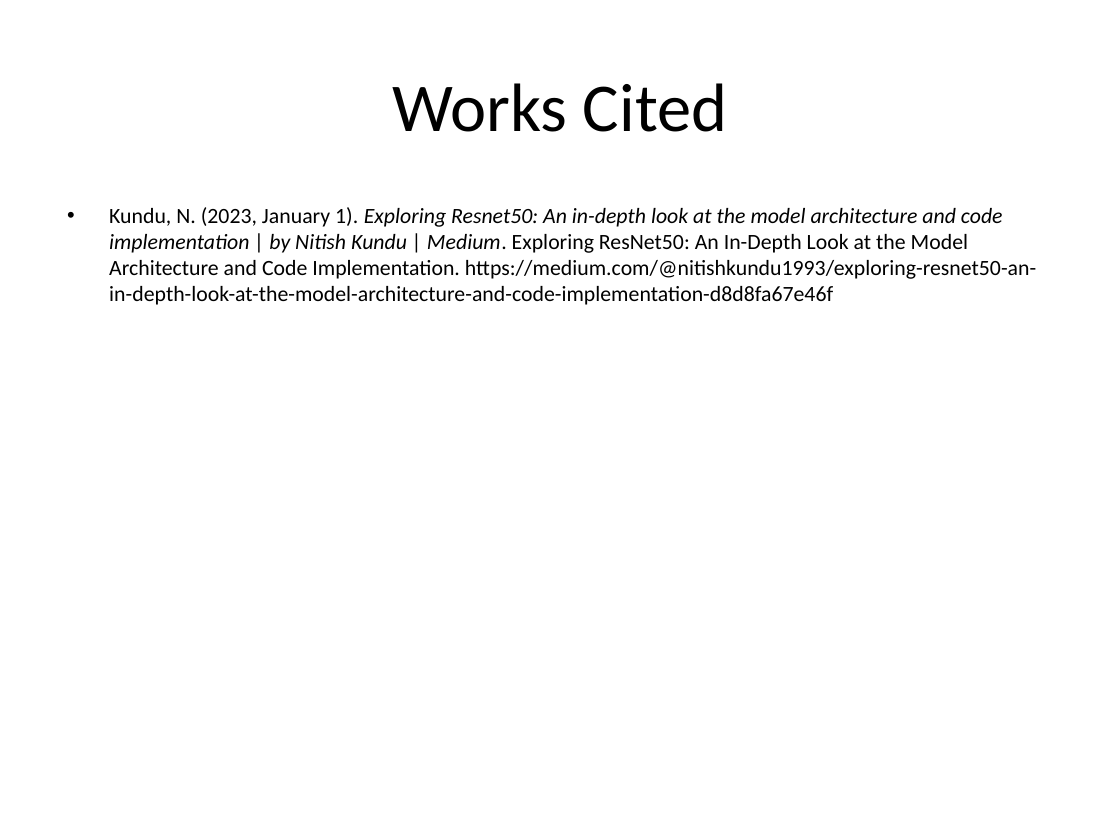
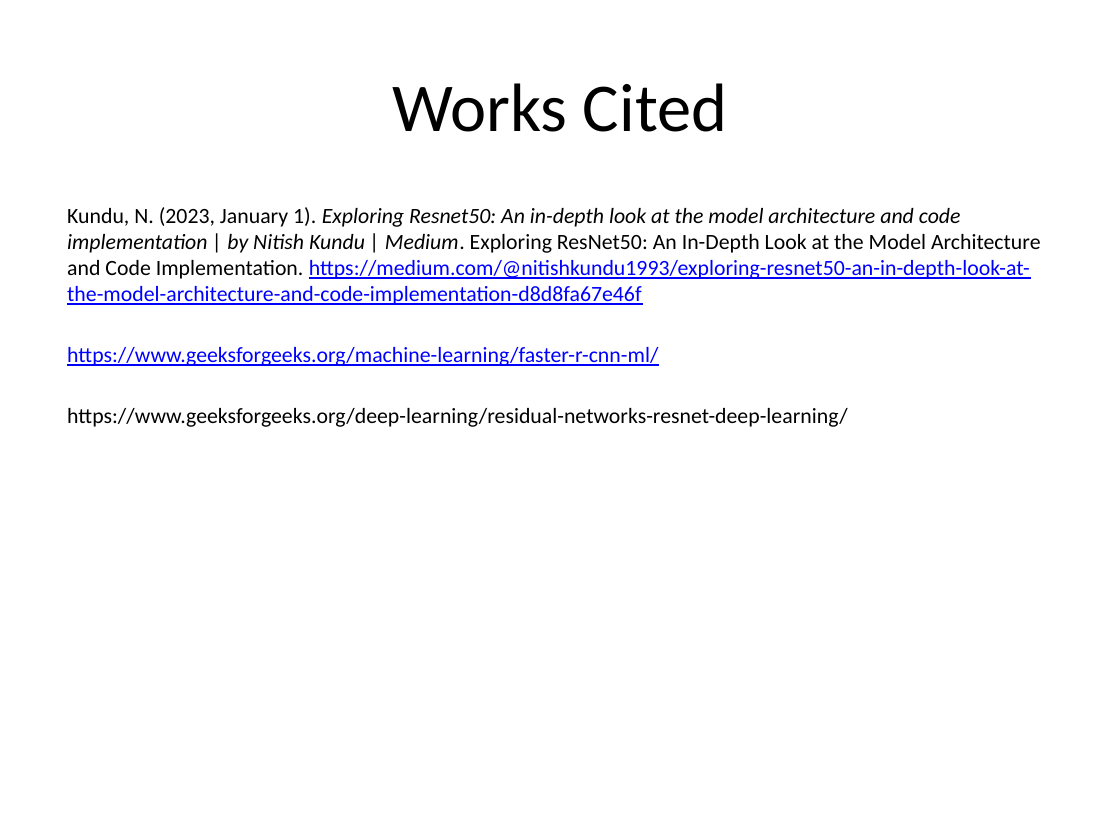
Before and after one commit to GlenWilliams2k/ECON-8310-Semester-Project, a slide deck: slide 11 of Baseball_Detection_Presentation.pptx (slide 7 before the commit). Drawn at 1120x840 pixels with LibreOffice and Linux fonts; fonts in the diff are those of the drawing. Boxes give left, top, right and bottom in pixels: in the first picture for what was removed or moved away, otherwise in the second. Text is boxed around its words. In the diff, an @@ line names an element or a change of style, - is before the commit and + after.

```diff
--- a/Baseball_Detection_Presentation.pptx
+++ b/Baseball_Detection_Presentation.pptx
@@ text at [67, 207, 1041, 305]: text colour #000000 to #0000FF, underline on in "https://medium.com/@nitishkundu1993/exploring-resnet50-an-in ..."; bullet • to none @@
@@ text at [67, 347, 847, 427]: paragraphs added @@
+https://www.geeksforgeeks.org/machine-learning/faster-r-cnn-ml/
+https://www.geeksforgeeks.org/deep-learning/residual-networks-resnet-deep-learning/
```
Also in this commit, not shown: 1 other slide changed, 4 slides added, 1 other file.
